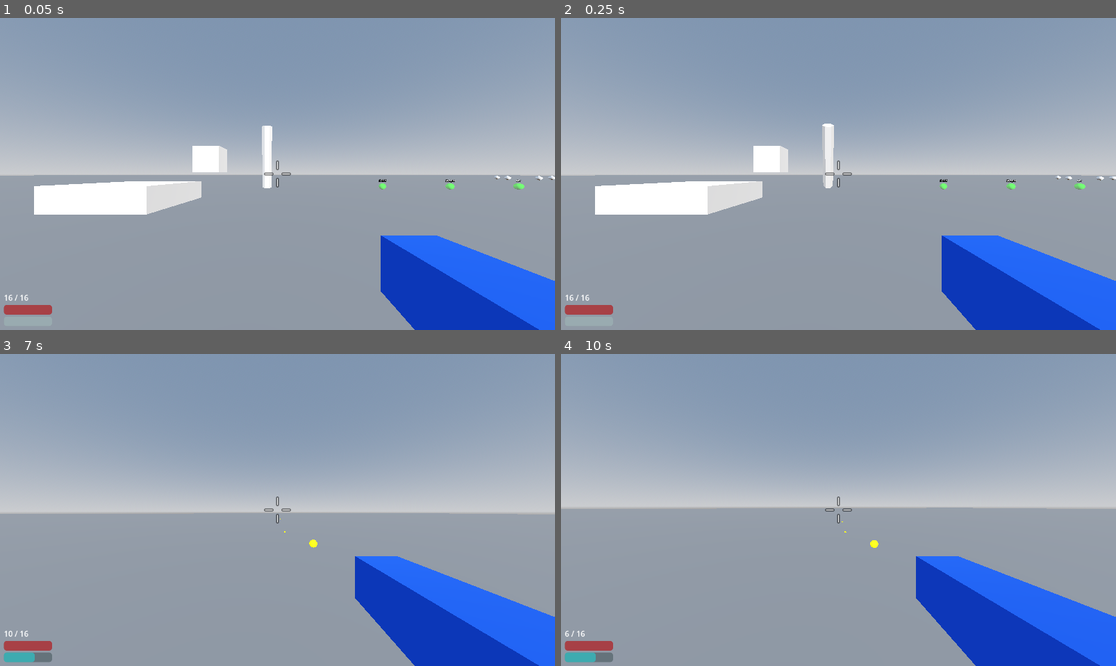
Above: before the commit, frames 1-4 (two rows, left to right).
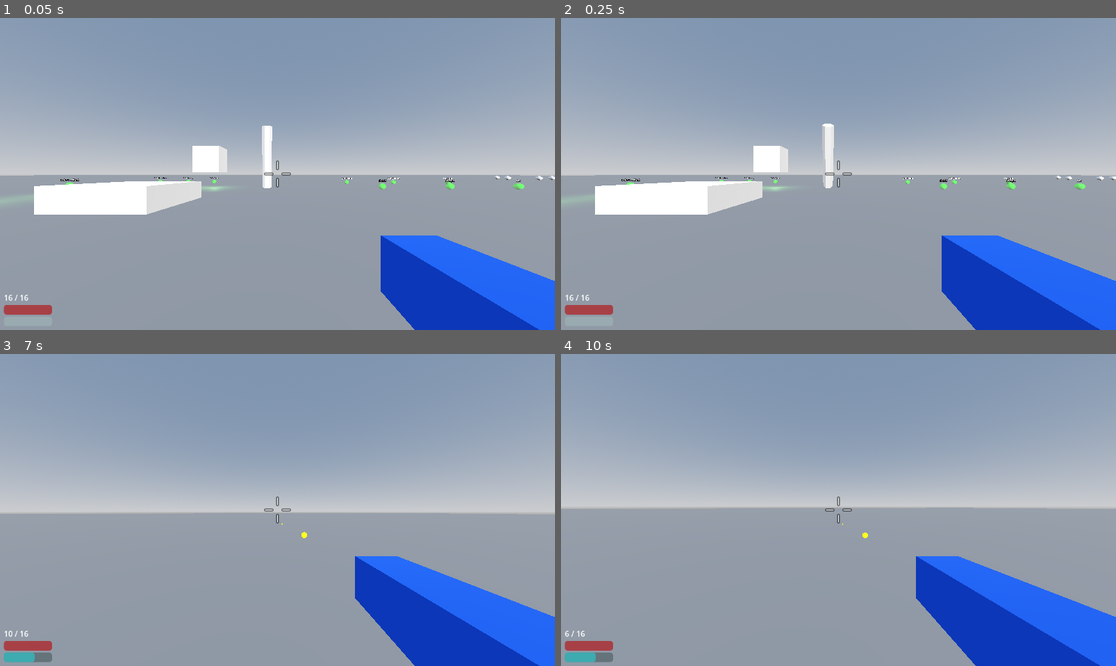
Above: after the commit, the same moments.

Repository: rsrasmu2/Brackeys2025
Game: Godot game, scene res://assets/test_environment/test_environment.tscn
Two runs of this game, one before a commit and one after it. Both use one fixed random seed, a clock stepped at 60 frames per second and the inputs below. This scene is started directly instead of the project's main scene.
Inputs (mouse positions are in pixels of both pictures, inside the frame that each line leads up to):
- Up to frame 1 (0.05 s): no input
- Up to frame 2 (0.25 s): no input
- Up to frame 3 (7 s): move the mouse to (305, 510) at 0.52 s; hold Shift (dash) 0.53-1.28 s; hold W (move_forward) 0.53-5.78 s; tap Space (jump) at 0.77, 1.07, 1.52, 1.82, 2.3, 2.85, 3.02, 3.32, 3.5, 3.77, 4.07, 4.52, 4.82, 5.3, 6.02, 6.32, 6.77 s; click (305, 510) at 0.8 s; move the mouse to (249, 510) at 1.27 s; click (249, 510) at 1.35 s; right-click (249, 510) at 1.55 s; move the mouse to (288, 503) at 2.02 s; hold Right mouse button (melee) 2.03-2.78 s; tap Enter at 2.75, 5.75 s; move the mouse to (271, 516) at 2.77 s; tap Shift (dash) at 3.05, 5.85 s; move the mouse to (316, 513) at 3.52 s; hold Shift (dash) 3.53-4.28 s; click (316, 513) at 3.8 s; tap R (reload) at 4.15 s; move the mouse to (233, 506) at 4.27 s; click (233, 506) at 4.35 s; right-click (233, 506) at 4.55 s; move the mouse to (283, 510) at 5.02 s; hold Right mouse button (melee) 5.03-5.78 s; move the mouse to (255, 503) at 5.77 s; hold D (move_right) 5.78-6.53 s; move the mouse to (305, 510) at 6.52 s; press the mouse at (305, 510) at 6.53 s; hold W (move_forward) from 6.53 s (still down)
- Up to frame 4 (10 s): tap Space (jump) at 7.07, 7.52, 7.82, 9.02, 9.32, 9.77 s; move the mouse to (810, 510) at 7.27 s; release the mouse at (810, 510) at 7.28 s; right-click (810, 510) at 7.35 s; move the mouse to (849, 503) at 8.02 s; hold Space (jump) 8.03-8.78 s; move the mouse to (832, 516) at 8.77 s; release W (move_forward) at 8.78 s; hold A (move_left) 8.78-9.53 s; tap Shift (dash) at 8.85 s; move the mouse to (877, 513) at 9.52 s; press the mouse at (877, 513) at 9.53 s; hold W (move_forward) from 9.53 s (still down)

The runs differ from the first frame. In frame 1, 0.2% of the frame differs, in the area x 0-82%, y 51-60%; in frame 2, 0.2%; in frame 3, less than 0.1%; in frame 4, less than 0.1%.

Commit message:
MOAR POWER(ups)

Diff:
--- a/assets/bullet/bullet.gd
+++ b/assets/bullet/bullet.gd
@@ -22,7 +22,7 @@
 func _on_area_3d_body_entered(body: Node3D) -> void:
 	emit_signal(hit.get_name(), body)
 	if body.has_method("take_damage"):
-		body.take_damage(damage, basis.z * knockback, self)
+		body.take_damage(damage, -basis.z * knockback, self)
 	queue_free()
 
 func _on_despawn_timer_timeout() -> void:
--- a/assets/enemy/enemy_base/enemy.gd
+++ b/assets/enemy/enemy_base/enemy.gd
@@ -52,7 +52,7 @@
 
 	move_and_slide()
 
-func take_damage(amount: int, knockback_amount: Vector3, _source: Node3D) -> void:
+func take_damage(amount: int, knockback_amount: Vector3, _source: Node) -> void:
 	$Health.health -= amount
 	if knockback_node:
 		knockback_node.add_knockback(knockback_amount)
--- a/assets/enemy/enemy_pillar/enemy_pillar.gd
+++ b/assets/enemy/enemy_pillar/enemy_pillar.gd
@@ -28,7 +28,7 @@
 	if len(_target_states) == 0:
 		return
 
-func take_damage(amount: int, _knockback_amount: Vector3, _source: Node3D) -> void:
+func take_damage(amount: int, _knockback_amount: Vector3, _source: Node) -> void:
 	$Health.health -= amount
 
 func add_status_effect(effect: Node) -> void:
--- a/assets/enemy/enemy_pillar/enemy_pillar.tscn
+++ b/assets/enemy/enemy_pillar/enemy_pillar.tscn
@@ -13,6 +13,9 @@
 [sub_resource type="CylinderShape3D" id="CylinderShape3D_5qy18"]
 height = 6.0
 radius = 0.47168
+
+[sub_resource type="ViewportTexture" id="ViewportTexture_xmv3r"]
+viewport_path = NodePath("SubViewport")
 
 [sub_resource type="BoxShape3D" id="BoxShape3D_5qy18"]
 size = Vector3(1, 6, 0.8)
@@ -46,6 +49,7 @@
 
 [node name="HealthBar" parent="." node_paths=PackedStringArray("health") instance=ExtResource("4_aj476")]
 transform = Transform3D(1, 0, 0, 0, 1, 0, 0, 0, 1, 0, 6.78036, 0.40316)
+texture = SubResource("ViewportTexture_xmv3r")
 health = NodePath("../Health")
 size = Vector2(160, 20)
 
--- a/assets/gun/gun.gd
+++ b/assets/gun/gun.gd
@@ -22,7 +22,7 @@
 		cooldown = value
 		$FireTimer.wait_time = cooldown
 
-@export var bullet_speed: float = 20.0
+@export var bullet_speed: float = 60.0
 @export var bullet_damage: int = 30
 @export var max_ammo: int = 16:
 	set(value):
--- a/assets/gun/gun.tscn
+++ b/assets/gun/gun.tscn
@@ -100,7 +100,6 @@
 
 [node name="Gun" type="Node3D"]
 script = ExtResource("1_danae")
-bullet_speed = 40.0
 
 [node name="GunMesh" type="MeshInstance3D" parent="."]
 mesh = SubResource("BoxMesh_d6veg")
--- a/assets/player/dash/dash.gd
+++ b/assets/player/dash/dash.gd
@@ -1,3 +1,4 @@
+class_name Dash
 extends Node
 
 signal cooldown_changed(cooldown: float)
@@ -31,7 +32,7 @@
 		emit_signal(cooldown_changed.get_name(), percent)
 
 func _input(event: InputEvent) -> void:
-	if event.is_action_pressed("dash") and $Cooldown.is_stopped() and remaining_charges > 0:
+	if event.is_action_pressed("dash") and $DashTimer.is_stopped() and remaining_charges > 0:
 		dash()
 
 func dash() -> void:
--- a/assets/player/melee_attack.gd
+++ b/assets/player/melee_attack.gd
@@ -6,8 +6,13 @@
 @export var cooldown: float = 0.6
 @export var gun: Gun
 
+var speed_mult: float = 1.0:
+	set(value):
+		speed_mult = value
+		$Timer.wait_time = cooldown / speed_mult
+
 func _ready() -> void:
-	$Timer.wait_time = cooldown
+	$Timer.wait_time = cooldown / speed_mult
 
 func _input(event: InputEvent) -> void:
 	if event.is_action_pressed("melee"):
--- a/assets/player/player.gd
+++ b/assets/player/player.gd
@@ -67,7 +67,7 @@
 func _on_gun_firing_changed(is_firing: bool) -> void:
 	_is_firing = is_firing
 
-func take_damage(amount: int, knockback_amount: Vector3, _source: Node3D) -> void:
+func take_damage(amount: int, knockback_amount: Vector3, _source: Node) -> void:
 	$Health.health -= amount
 	$Knockback.add_knockback(knockback_amount)
 
--- /dev/null
+++ b/assets/powerups/bullet_damage_powerup.gd
@@ -0,0 +1,9 @@
+extends Node
+
+@export var mult: float = 2.0
+
+func apply(player: Player) -> void:
+	player.get_node("PlayerCamera/Gun").connect("fired", _on_fired)
+
+func _on_fired(bullet: Bullet) -> void:
+	bullet.damage *= mult
--- /dev/null
+++ b/assets/powerups/bullet_damage_powerup.tscn
@@ -0,0 +1,6 @@
+[gd_scene load_steps=2 format=3 uid="uid://b8n63oj5ksfgy"]
+
+[ext_resource type="Script" uid="uid://bsfx4wqd4vjjn" path="res://assets/powerups/bullet_damage_powerup.gd" id="1_oinlg"]
+
+[node name="BulletDamagePowerup" type="Node"]
+script = ExtResource("1_oinlg")
--- /dev/null
+++ b/assets/powerups/bullet_knockback_powerup.gd
@@ -0,0 +1,9 @@
+extends Node
+
+@export var amount: float = 2
+
+func apply(player: Player) -> void:
+	player.get_node("PlayerCamera/Gun").connect("fired", _on_fired)
+
+func _on_fired(bullet: Bullet) -> void:
+	bullet.knockback += amount
--- /dev/null
+++ b/assets/powerups/bullet_knockback_powerup.tscn
@@ -0,0 +1,6 @@
+[gd_scene load_steps=2 format=3 uid="uid://dr5yq6eeaxiju"]
+
+[ext_resource type="Script" uid="uid://cwovv1xuvljp7" path="res://assets/powerups/bullet_knockback_powerup.gd" id="1_nwh61"]
+
+[node name="BulletKnockbackPowerup" type="Node"]
+script = ExtResource("1_nwh61")
--- a/assets/powerups/projectile_size_powerup.tscn
+++ b/assets/powerups/bullet_size_powerup.tscn
@@ -1,6 +1,6 @@
 [gd_scene load_steps=2 format=3 uid="uid://giqxhay0evxr"]
 
-[ext_resource type="Script" uid="uid://ckuy6gsxhtpe8" path="res://assets/powerups/projectile_size_powerup.gd" id="1_sb4ed"]
+[ext_resource type="Script" uid="uid://ckuy6gsxhtpe8" path="res://assets/powerups/bullet_size_powerup.gd" id="1_sb4ed"]
 
 [node name="ProjectileSizePowerup" type="Node"]
 script = ExtResource("1_sb4ed")
--- /dev/null
+++ b/assets/powerups/bullet_speed_powerup.gd
@@ -0,0 +1,9 @@
+extends Node
+
+@export var mult: float = 2.0
+
+func apply(player: Player) -> void:
+	player.get_node("PlayerCamera/Gun").connect("fired", _on_fired)
+
+func _on_fired(bullet: Bullet) -> void:
+	bullet.velocity *= mult
--- /dev/null
+++ b/assets/powerups/bullet_speed_powerup.tscn
@@ -0,0 +1,6 @@
+[gd_scene load_steps=2 format=3 uid="uid://crulthhr8iagk"]
+
+[ext_resource type="Script" uid="uid://ksvaplbkld7l" path="res://assets/powerups/bullet_speed_powerup.gd" id="1_l6cdv"]
+
+[node name="BulletSpeedPowerup" type="Node"]
+script = ExtResource("1_l6cdv")
--- /dev/null
+++ b/assets/powerups/dash_charges_powerup.gd
@@ -0,0 +1,6 @@
+extends Node
+
+func apply(player: Player) -> void:
+	var dash: Dash = player.get_node("Dash")
+	dash.max_charges += 1
+	dash.remaining_charges += 1
--- /dev/null
+++ b/assets/powerups/dash_charges_powerup.tscn
@@ -0,0 +1,6 @@
+[gd_scene load_steps=2 format=3 uid="uid://cmtkom4cj4hm1"]
+
+[ext_resource type="Script" uid="uid://bcfns0u67gdnt" path="res://assets/powerups/dash_charges_powerup.gd" id="1_p8qhf"]
+
+[node name="DashChargesPowerup" type="Node"]
+script = ExtResource("1_p8qhf")
--- /dev/null
+++ b/assets/powerups/dash_cooldown_powerup.gd
@@ -0,0 +1,6 @@
+extends Node
+
+@export var mult: float = 0.5
+
+func apply(player: Player) -> void:
+	player.get_node("Dash").cooldown *= mult
--- /dev/null
+++ b/assets/powerups/dash_cooldown_powerup.tscn
@@ -0,0 +1,6 @@
+[gd_scene load_steps=2 format=3 uid="uid://tfd2a580ll"]
+
+[ext_resource type="Script" uid="uid://dmdbpnxwrium0" path="res://assets/powerups/dash_cooldown_powerup.gd" id="1_yxnv7"]
+
+[node name="DashCooldownPowerup" type="Node"]
+script = ExtResource("1_yxnv7")
--- /dev/null
+++ b/assets/powerups/dash_speed_powerup.gd
@@ -0,0 +1,6 @@
+extends Node
+
+@export var mult: float = 2.0
+
+func apply(player: Player) -> void:
+	player.get_node("Dash").dash_speed *= mult
--- /dev/null
+++ b/assets/powerups/dash_speed_powerup.tscn
@@ -0,0 +1,6 @@
+[gd_scene load_steps=2 format=3 uid="uid://dkhe464ncfm3"]
+
+[ext_resource type="Script" uid="uid://dsyofe2oo7m54" path="res://assets/powerups/dash_speed_powerup.gd" id="1_uqgu4"]
+
+[node name="DashSpeedPowerup" type="Node"]
+script = ExtResource("1_uqgu4")
--- /dev/null
+++ b/assets/powerups/melee_knockback_powerup.gd
@@ -0,0 +1,6 @@
+extends Node
+
+@export var mult: float = 3.0
+
+func apply(player: Player) -> void:
+	player.get_node("PlayerMelee").knockback *= mult
--- /dev/null
+++ b/assets/powerups/melee_knockback_powerup.tscn
@@ -0,0 +1,6 @@
+[gd_scene load_steps=2 format=3 uid="uid://di3dc2u037stm"]
+
+[ext_resource type="Script" uid="uid://b3xor87kclg5i" path="res://assets/powerups/melee_knockback_powerup.gd" id="1_o5kyj"]
+
+[node name="MeleeKnockbackPowerup" type="Node"]
+script = ExtResource("1_o5kyj")
--- /dev/null
+++ b/assets/powerups/melee_speed_powerup.gd
@@ -0,0 +1,7 @@
+extends Node
+
+@export var speed_mult: float = 2.0
+
+func apply(player: Player) -> void:
+	player.get_node("PlayerCamera/Gun").melee_speed_mult *= speed_mult
+	player.get_node("PlayerMelee").speed_mult *= speed_mult
--- /dev/null
+++ b/assets/powerups/melee_speed_powerup.tscn
@@ -0,0 +1,6 @@
+[gd_scene load_steps=2 format=3 uid="uid://d4m1q4gjjcqp3"]
+
+[ext_resource type="Script" uid="uid://bcvjs063cqmwf" path="res://assets/powerups/melee_speed_powerup.gd" id="1_y2wu7"]
+
+[node name="MeleeSpeedPowerup" type="Node"]
+script = ExtResource("1_y2wu7")
--- a/assets/powerups/shield_powerup.gd
+++ b/assets/powerups/shield_powerup.gd
@@ -1,14 +1,14 @@
 extends AnimatableBody3D
 
 @export var speed_degrees: float = 2
-@export var knockback: float = 5
+@export var retaliatory_knockback: float = 5
 
 func _physics_process(delta: float) -> void:
 	rotate_y(speed_degrees * delta)
 
-func take_damage(damage: int, knockback: Vector3, source: Node3D) -> void:
+func take_damage(_damage: int, _knockback: Vector3, source: Node) -> void:
 	if source.has_method("take_damage"):
-		var displacement = global_position - source.global_position
+		var displacement: Vector3 = global_position - source.global_position
 		displacement.y = 0
-		var direction = displacement.normalized()
-		source.take_damage(0, direction * knockback, self)
+		var direction := displacement.normalized()
+		source.take_damage(0, direction * retaliatory_knockback, self)
--- a/assets/spawner/spawner.gd
+++ b/assets/spawner/spawner.gd
@@ -12,7 +12,7 @@
 			_player = get_tree().get_first_node_in_group("Player")
 		return _player
 
-func take_damage(amount: int, _knockback: Vector3, _source: Node3D) -> void:
+func take_damage(amount: int, _knockback: Vector3, _source: Node) -> void:
 	$Health.health -= amount
 
 func _on_health_died() -> void:
--- a/assets/test_environment/test_environment.tscn
+++ b/assets/test_environment/test_environment.tscn
@@ -1,15 +1,20 @@
-[gd_scene load_steps=28 format=3 uid="uid://ded8e20c4hvx3"]
+[gd_scene load_steps=37 format=3 uid="uid://ded8e20c4hvx3"]
 
 [ext_resource type="PackedScene" uid="uid://blrh806e5yssb" path="res://assets/enemy/enemy_pillar/enemy_pillar.tscn" id="2_ih0re"]
 [ext_resource type="PackedScene" uid="uid://vm7sx4dc1oxe" path="res://assets/player/player_spawn.tscn" id="2_qfl10"]
 [ext_resource type="PackedScene" uid="uid://ccsjeq106k15c" path="res://assets/powerups/powerup_pickup.tscn" id="3_qfl10"]
 [ext_resource type="PackedScene" uid="uid://dxubv6xprfr4k" path="res://assets/powerups/extra_jump_powerup.tscn" id="4_wvre5"]
+[ext_resource type="PackedScene" uid="uid://d4m1q4gjjcqp3" path="res://assets/powerups/melee_speed_powerup.tscn" id="5_qkx3v"]
 [ext_resource type="PackedScene" uid="uid://d3ehhcm21uxfb" path="res://assets/powerups/increased_speed_powerup.tscn" id="5_ytvyt"]
+[ext_resource type="PackedScene" uid="uid://di3dc2u037stm" path="res://assets/powerups/melee_knockback_powerup.tscn" id="6_pkvjc"]
 [ext_resource type="PackedScene" uid="uid://bmo0eaexpv1sn" path="res://assets/powerups/fire_rate_powerup.tscn" id="6_ukf8g"]
 [ext_resource type="PackedScene" uid="uid://lqoo5nks02mj" path="res://assets/powerups/burn_powerup.tscn" id="7_b7icl"]
+[ext_resource type="PackedScene" uid="uid://dr5yq6eeaxiju" path="res://assets/powerups/bullet_knockback_powerup.tscn" id="7_r63eb"]
 [ext_resource type="PackedScene" uid="uid://d00t4utk53el4" path="res://assets/powerups/health_regen_powerup.tscn" id="8_b7icl"]
+[ext_resource type="PackedScene" uid="uid://b8n63oj5ksfgy" path="res://assets/powerups/bullet_damage_powerup.tscn" id="8_q450k"]
 [ext_resource type="PackedScene" uid="uid://bmnsucck51f1f" path="res://assets/powerups/reload_speed_powerup.tscn" id="9_boe2q"]
 [ext_resource type="PackedScene" uid="uid://cbgpltiunvpct" path="res://assets/powerups/damage_aura_powerup.tscn" id="9_lrxaf"]
+[ext_resource type="PackedScene" uid="uid://crulthhr8iagk" path="res://assets/powerups/bullet_speed_powerup.tscn" id="9_m0jkg"]
 [ext_resource type="PackedScene" uid="uid://dies4tto6dfmi" path="res://assets/powerups/melee_damage_powerup.tscn" id="10_i13by"]
 [ext_resource type="PackedScene" uid="uid://d2cpicrsuruma" path="res://assets/powerups/magazine_size_powerup.tscn" id="10_lckps"]
 [ext_resource type="PackedScene" uid="uid://yje122cgdgem" path="res://assets/powerups/bullet_explosion_powerup.tscn" id="11_h8qii"]
@@ -17,6 +22,10 @@
 [ext_resource type="PackedScene" uid="uid://bkfsj4dh3koma" path="res://assets/powerups/shotgun_powerup.tscn" id="13_s6vn6"]
 [ext_resource type="PackedScene" uid="uid://xqblsbwphupc" path="res://assets/powerups/shield_powerup.tscn" id="14_b55dv"]
 [ext_resource type="PackedScene" uid="uid://d2mhwfeuyt5a1" path="res://assets/enemy/enemy_blob/enemy_blob.tscn" id="15_agx3f"]
+[ext_resource type="PackedScene" uid="uid://cmtkom4cj4hm1" path="res://assets/powerups/dash_charges_powerup.tscn" id="15_dsevt"]
+[ext_resource type="PackedScene" uid="uid://giqxhay0evxr" path="res://assets/powerups/bullet_size_powerup.tscn" id="15_m0jkg"]
+[ext_resource type="PackedScene" uid="uid://tfd2a580ll" path="res://assets/powerups/dash_cooldown_powerup.tscn" id="22_g03wp"]
+[ext_resource type="PackedScene" uid="uid://dkhe464ncfm3" path="res://assets/powerups/dash_speed_powerup.tscn" id="23_0qchq"]
 
 [sub_resource type="ProceduralSkyMaterial" id="ProceduralSkyMaterial_bgy8f"]
 sky_horizon_color = Color(0.662243, 0.671743, 0.686743, 1)
@@ -104,6 +113,31 @@
 text = "Extra Jump"
 powerup = ExtResource("4_wvre5")
 
+[node name="PowerupPickup17" parent="." instance=ExtResource("3_qfl10")]
+transform = Transform3D(1, 0, 0, 0, 1, 0, 0, 0, 1, -14.7397, 0.625283, -6.6795)
+text = "Melee Speed"
+powerup = ExtResource("5_qkx3v")
+
+[node name="PowerupPickup18" parent="." instance=ExtResource("3_qfl10")]
+transform = Transform3D(1, 0, 0, 0, 1, 0, 0, 0, 1, -14.7397, 0.625283, -10.9359)
+text = "Melee Knockback"
+powerup = ExtResource("6_pkvjc")
+
+[node name="PowerupPickup19" parent="." instance=ExtResource("3_qfl10")]
+transform = Transform3D(1, 0, 0, 0, 1, 0, 0, 0, 1, -11.9899, 0.625283, -16.0099)
+text = "Bullet Knockback"
+powerup = ExtResource("7_r63eb")
+
+[node name="PowerupPickup20" parent="." instance=ExtResource("3_qfl10")]
+transform = Transform3D(1, 0, 0, 0, 1, 0, 0, 0, 1, -9.01894, 0.625283, -16.0099)
+text = "Bullet Damage"
+powerup = ExtResource("8_q450k")
+
+[node name="PowerupPickup21" parent="." instance=ExtResource("3_qfl10")]
+transform = Transform3D(1, 0, 0, 0, 1, 0, 0, 0, 1, -6.3006, 0.625283, -16.0099)
+text = "Bullet Speed"
+powerup = ExtResource("9_m0jkg")
+
 [node name="PowerupPickup2" parent="." instance=ExtResource("3_qfl10")]
 transform = Transform3D(1, 0, 0, 0, 1, 0, 0, 0, 1, -14.7397, 0.625283, 1.20927)
 text = "Move Speed"
@@ -131,8 +165,8 @@
 
 [node name="PowerupPickup9" parent="." instance=ExtResource("3_qfl10")]
 transform = Transform3D(1, 0, 0, 0, 1, 0, 0, 0, 1, 16.0025, 0.625283, 8.22988)
-text = "Melee Damage"
-powerup = ExtResource("10_i13by")
+text = "Bullet Size"
+powerup = ExtResource("15_m0jkg")
 
 [node name="PowerupPickup10" parent="." instance=ExtResource("3_qfl10")]
 transform = Transform3D(1, 0, 0, 0, 1, 0, 0, 0, 1, 16.0025, 0.625283, 1.05022)
@@ -159,6 +193,26 @@
 text = "Shield"
 powerup = ExtResource("14_b55dv")
 
+[node name="PowerupPickup15" parent="." instance=ExtResource("3_qfl10")]
+transform = Transform3D(1, 0, 0, 0, 1, 0, 0, 0, 1, 7.15025, 0.625283, -14.9655)
+text = "Dash Charges"
+powerup = ExtResource("15_dsevt")
+
+[node name="PowerupPickup16" parent="." instance=ExtResource("3_qfl10")]
+transform = Transform3D(1, 0, 0, 0, 1, 0, 0, 0, 1, 11.7376, 0.625283, -14.9655)
+text = "Dash Charges"
+powerup = ExtResource("15_dsevt")
+
+[node name="PowerupPickup22" parent="." instance=ExtResource("3_qfl10")]
+transform = Transform3D(1, 0, 0, 0, 1, 0, 0, 0, 1, 11.7376, 0.625283, -14.9655)
+text = "Dash Cooldown"
+powerup = ExtResource("22_g03wp")
+
+[node name="PowerupPickup23" parent="." instance=ExtResource("3_qfl10")]
+transform = Transform3D(1, 0, 0, 0, 1, 0, 0, 0, 1, 17.0969, 0.625283, -14.9655)
+text = "Dash Speed"
+powerup = ExtResource("23_0qchq")
+
 [node name="PowerupPickup6" parent="." instance=ExtResource("3_qfl10")]
 transform = Transform3D(1, 0, 0, 0, 1, 0, 0, 0, 1, -0.394396, 0.625283, 13.8797)
 text = "Damage Aura"
Not shown: 1 places in assets/enemy/enemy_pillar/enemy_pillar.tscn that only renumber resources
Not shown, added: assets/powerups/bullet_damage_powerup.gd.uid
Not shown, added: assets/powerups/bullet_knockback_powerup.gd.uid
Renamed: assets/powerups/projectile_size_powerup.gd -> assets/powerups/bullet_size_powerup.gd
Renamed: assets/powerups/projectile_size_powerup.gd.uid -> assets/powerups/bullet_size_powerup.gd.uid
Not shown, added: assets/powerups/bullet_speed_powerup.gd.uid
Not shown, added: assets/powerups/dash_charges_powerup.gd.uid
Not shown, added: assets/powerups/dash_cooldown_powerup.gd.uid
Not shown, added: assets/powerups/dash_speed_powerup.gd.uid
Not shown, added: assets/powerups/melee_knockback_powerup.gd.uid
Not shown, added: assets/powerups/melee_speed_powerup.gd.uid
Not shown, changed: vault/Risk of Biscuit/Project Main.md
